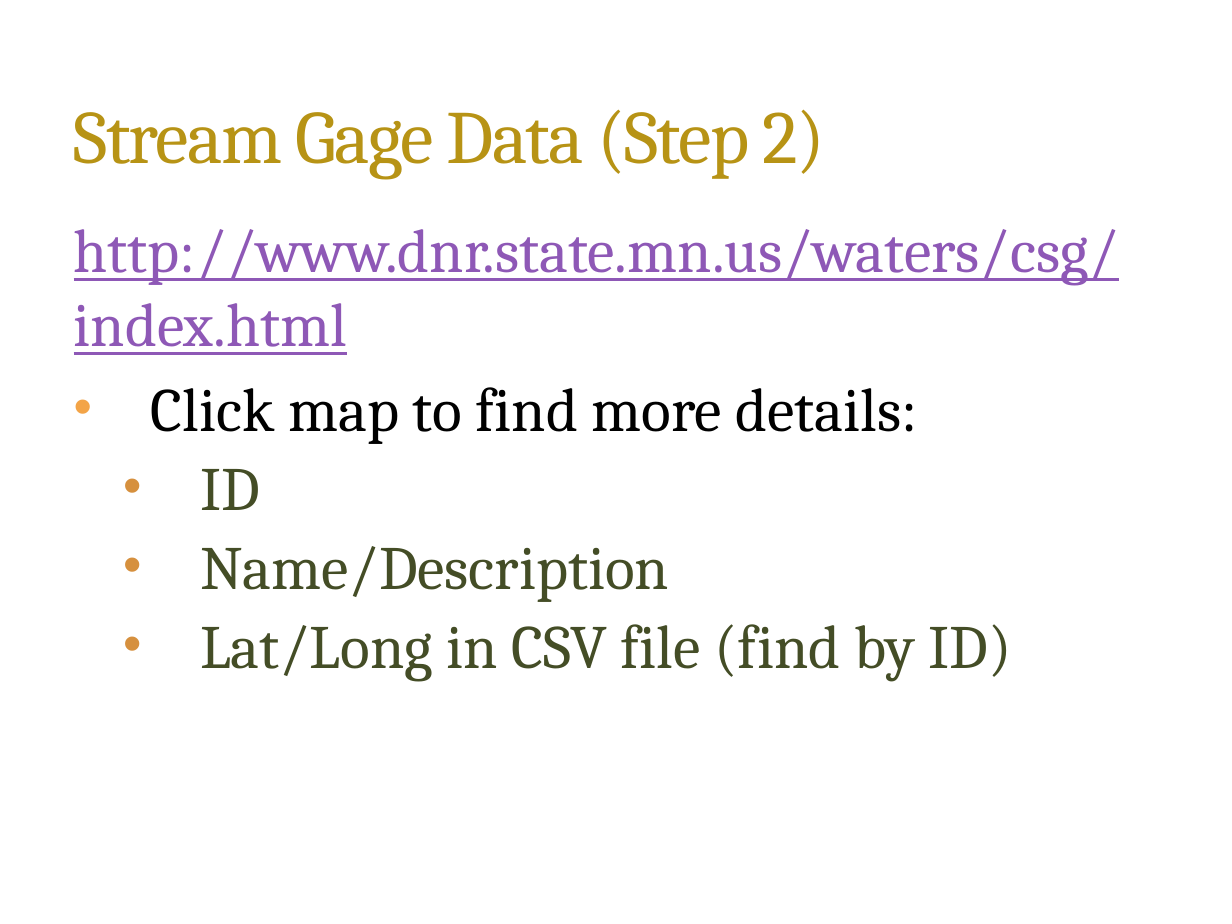
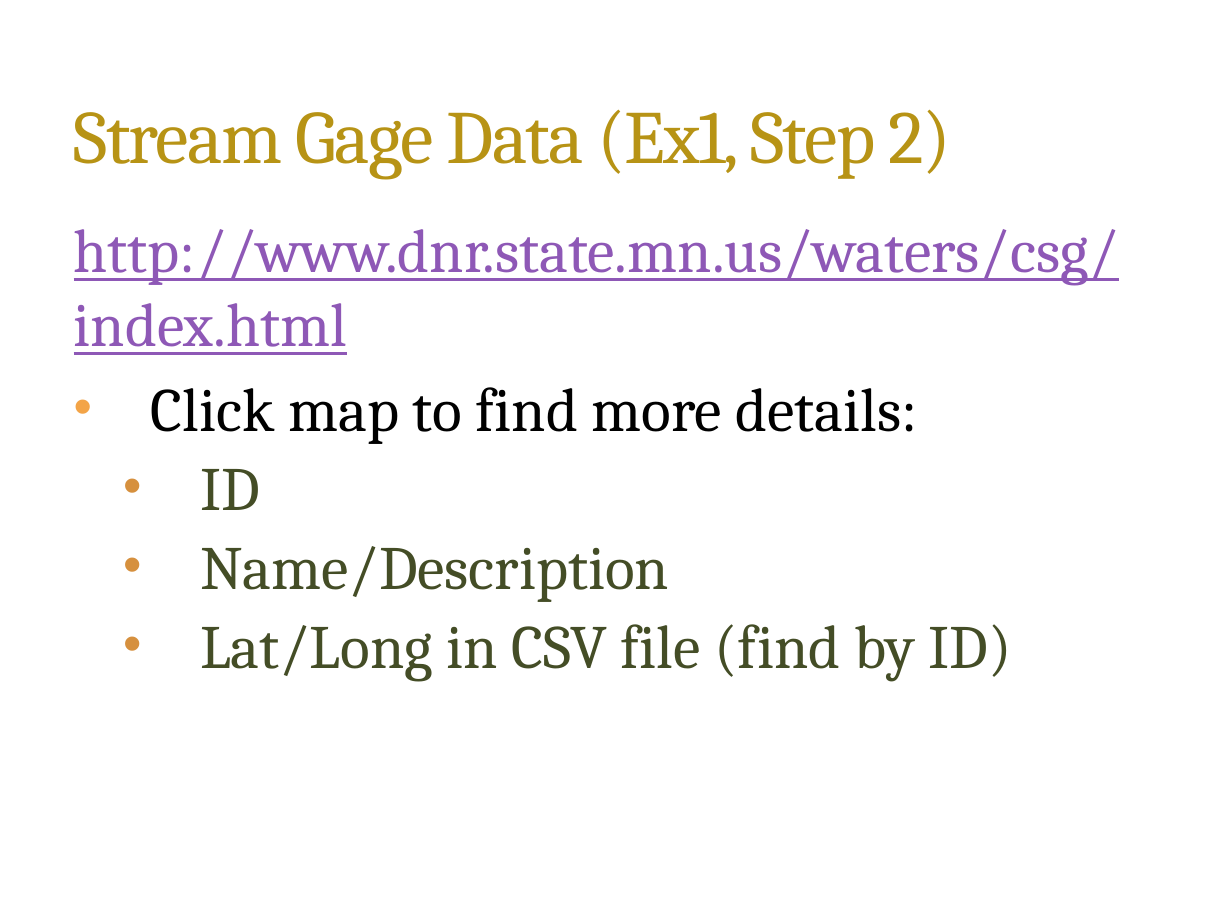
Before and after one commit to mmdolbow/mmdmapsdev, a slide deck: slide 17 of Lesson1.pptx. Drawn at 1232x924 pixels with LibreOffice and Linux fonts; fonts in the diff are those of the drawing; background and template pictures are left out. Boxes give left, top, right and bottom in pixels: in the first picture for what was removed or moved away, otherwise in the second. Text is boxed around its words. In the diff, an @@ line names an element or a change of style, - is before the commit and + after.

```diff
--- a/Lesson1.pptx
+++ b/Lesson1.pptx
@@ title at (74, 109, 952, 180): text changed @@
-Stream Gage Data (Step 2)
+Stream Gage Data (Ex1, Step 2)
```
Also in this commit, not shown: 1 other slide changed, 3 other files.
